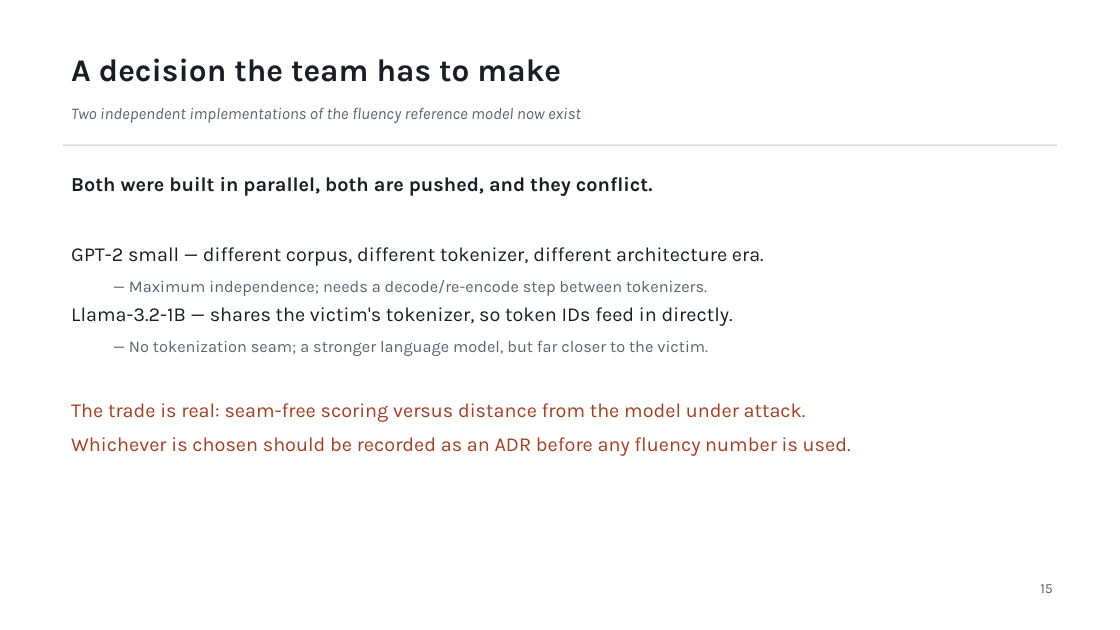
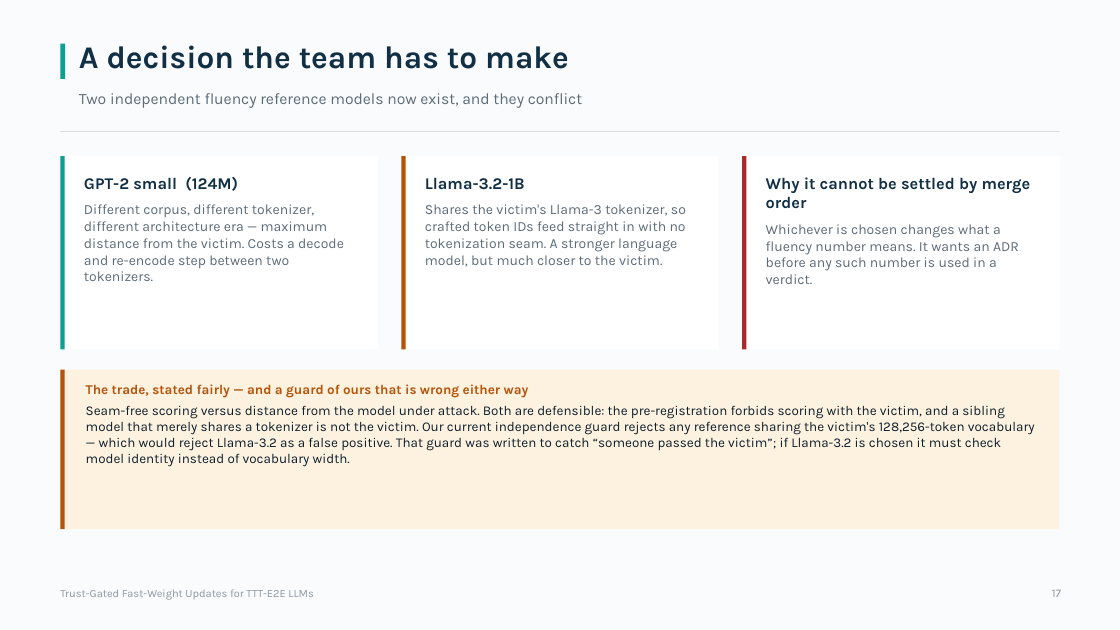
Before and after one commit to Deep-Learning-130/Trust-Gated-Fast-Weight-Updates-for-TTT-E2E-LLMs, a slide deck: slide 17 of docs/review/TrustGate_Review_2026-08-27.pptx (slide 18 before the commit). Drawn at 1120x630 pixels with LibreOffice and Linux fonts; fonts in the diff are those of the drawing. Boxes give left, top, right and bottom in pixels: in the first picture for what was removed or moved away, otherwise in the second. Text is boxed around its words. In the diff, an @@ line names an element or a change of style, - is before the commit and + after.

```diff
--- a/docs/review/TrustGate_Review_2026-08-27.pptx
+++ b/docs/review/TrustGate_Review_2026-08-27.pptx
@@ rectangle added at [0,0,1120,630], fill #FAFBFC @@
@@ rectangle added at [60,44,66,79], fill #0E9F94 @@
@@ text "A decision the team has ...": place and size @@
-text "A decision the team has ..." at [71,58,561,82]
+text "A decision the team has ..." at [79,45,569,69]
@@ text "A decision the team has ..." at [79,45,569,69]: text colour #1A1D23 to #123045 @@
@@ text at [79,93,582,108]: text changed; size 14 to 13.5 pt; text colour #5B6370 to #5C6B78; italic off @@
-Two independent implementations of the fluency reference model now exist
+Two independent fluency reference models now exist, and they conflict
@@ rectangle: place and size @@
-rectangle at [63,145,1057,146]
+rectangle at [60,131,1060,132]
@@ rectangle at [60,131,1060,132]: fill #D5DAE0 to #D8DFE4 @@
@@ rectangle added at [60,156,378,350], fill #FFFFFF @@
@@ rectangle added at [60,156,65,350], fill #0E9F94 @@
@@ text removed at [71,177,851,456] @@
-Both were built in parallel, both are pushed, and they conflict.
-GPT-2 small — different corpus, different tokenizer, different architecture era.
-  — Maximum independence; needs a decode/re-encode step between tokenizers.
-Llama-3.2-1B — shares the victim's tokenizer, so token IDs feed in directly.
-  — No tokenization seam; a stronger language model, but far closer to the victim.
-The trade is real: seam-free scoring versus distance from the model under attack.
-Whichever is chosen should be recorded as an ADR before any fluency number is used.
@@ text added at [84,177,344,281], 12 pt, text #5C6B78 @@
+GPT-2 small (124M)
+Different corpus, different tokenizer, different architecture era — maximum distance from the victim. Costs a decode and re-encode step between two tokenizers.
@@ rectangle added at [402,156,719,350], fill #FFFFFF @@
@@ rectangle added at [402,156,406,350], fill #B45309 @@
@@ text added at [425,177,686,267], 12 pt, text #5C6B78 @@
+Llama-3.2-1B
+Shares the victim's Llama-3 tokenizer, so crafted token IDs feed straight in with no tokenization seam. A stronger language model, but much closer to the victim.
@@ rectangle added at [743,156,1060,350], fill #FFFFFF @@
@@ rectangle added at [743,156,747,350], fill #A82C2C @@
@@ text added at [766,177,1031,284], 12 pt, text #5C6B78 @@
+Why it cannot be settled by merge order
+Whichever is chosen changes what a fluency number means. It wants an ADR before any such number is used in a verdict.
@@ rectangle added at [60,370,1060,529], fill #FDF1DF @@
@@ rectangle added at [60,370,65,529], fill #B45309 @@
@@ text added at [86,384,1035,467], 11.5 pt, text #0D1F2D @@
+The trade, stated fairly — and a guard of ours that is wrong either way
+Seam-free scoring versus distance from the model under attack. Both are defensible: the pre-registration forbids scoring with the victim, and a sibling model that merely shares a tokenizer is not the victim. Our current independence guard rejects any reference sharing the victim's 128,256-token vocabulary — which would reject Llama-3.2 as a false positive. That guard was written to catch “someone passed the victim”; if Llama-3.2 is chosen it must check model identity instead of vocabulary width.
@@ text added at [60,589,313,600], 9.5 pt, text #8A97A2 @@
+Trust-Gated Fast-Weight Updates for TTT-E2E LLMs
@@ text removed at [1040,584,1052,593] @@
-15
@@ text added at [1052,590,1061,597], 10 pt, text #8A97A2 @@
+17
```
Also in this commit, not shown: 9 other slides changed, 8 slides added, 10 slides removed, 1 other file.
